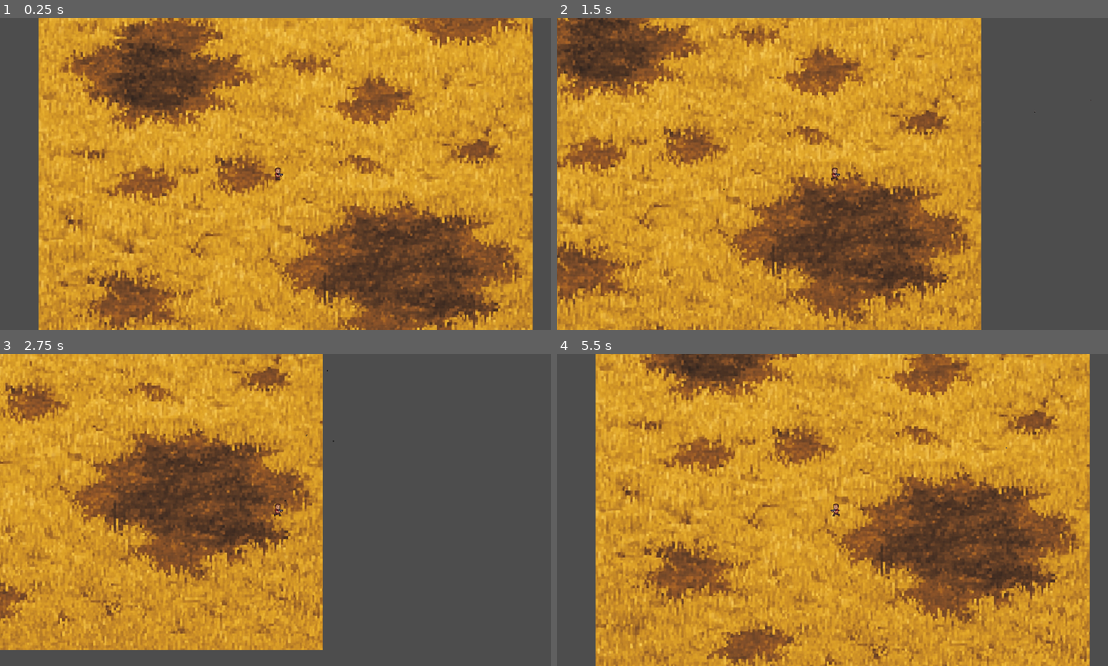
Above: before the commit, frames 1-4 (two rows, left to right).
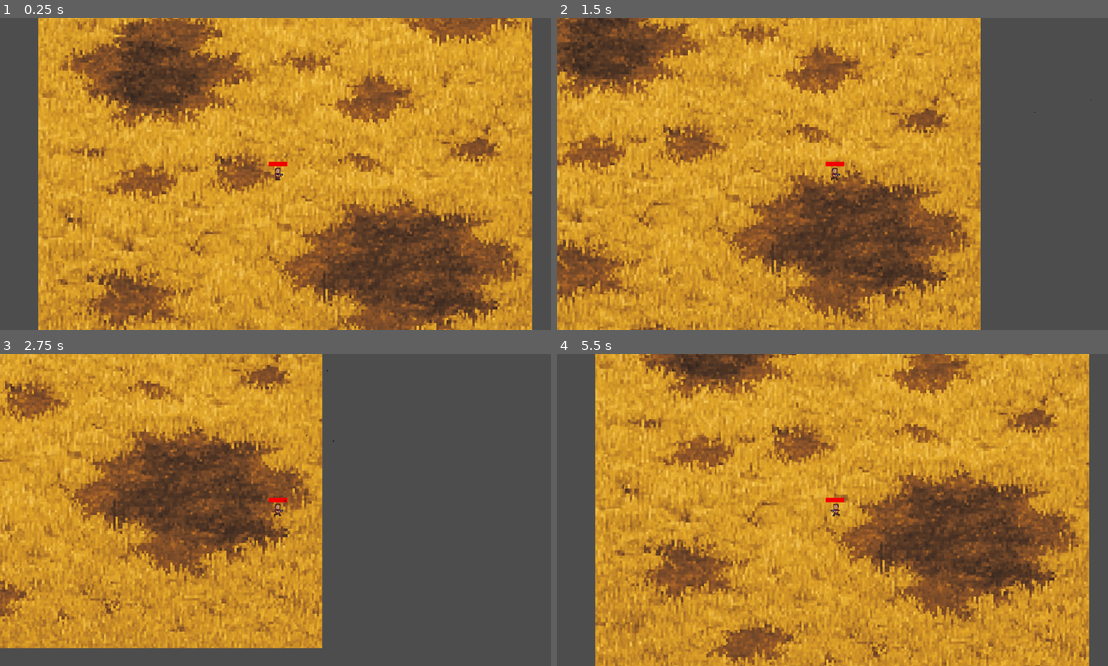
Above: after the commit, the same moments.

Repository: Anonymoushacker0815/WaveInfinity3
Game: Godot game, scene res://map.tscn
The game is run twice, just before and just after one commit, with the same random seed, the same clock (stepped at 60 frames per second) and the same inputs.
Inputs (mouse positions are in pixels of both pictures, inside the frame that each line leads up to):
- Up to frame 1 (0.25 s): no input
- Up to frame 2 (1.5 s): tap Enter at 0.5 s; move the mouse to (959, 158) at 0.52 s; press the mouse at (959, 158) at 0.53 s; hold D (move_right) 0.53-1.28 s; move the mouse to (722, 189) at 1.27 s; release the mouse at (722, 189) at 1.28 s; hold S (move_down) from 1.28 s (still down); click (722, 189) at 1.35 s
- Up to frame 3 (2.75 s): move the mouse to (336, 441) at 2.02 s; release S (move_down) at 2.03 s; press the mouse at (336, 441) at 2.03 s; hold D (move_right) from 2.03 s (still down)
- Up to frame 4 (5.5 s): move the mouse to (804, 572) at 2.77 s; release D (move_right) at 2.78 s; release the mouse at (804, 572) at 2.78 s; hold W (move_up) 2.78-3.53 s; click (804, 572) at 2.85 s; move the mouse to (1003, 556) at 3.52 s; press the mouse at (1003, 556) at 3.53 s; hold A (move_left) 3.53-5.03 s; move the mouse to (667, 463) at 4.27 s; release the mouse at (667, 463) at 4.28 s; click (667, 463) at 4.35 s; move the mouse to (860, 510) at 5.02 s; press the mouse at (860, 510) at 5.03 s; hold S (move_down) from 5.03 s (still down)

The runs differ from the first frame. In frame 1, 15% of the frame differs, in the area x 6-97%, y 0-100%; in frame 2, 13%; in frame 3, 9.7%; in frame 4, 15%.

Commit message:
added changes

Diff:
--- a/Skeleton.tscn
+++ b/Skeleton.tscn
@@ -1,4 +1,4 @@
-[gd_scene load_steps=7 format=3]
+[gd_scene load_steps=7 format=3 uid="uid://pxtpd5tpfmn"]
 
 [ext_resource type="Texture2D" uid="uid://dmb1r0a0suysm" path="res://Skelette.png" id="1_2eytx"]
 
--- a/map.tscn
+++ b/map.tscn
@@ -7,7 +7,7 @@
 [node name="Map" type="Node2D"]
 
 [node name="ChatGptImage8_Juni2025,160145" type="Sprite2D" parent="."]
-position = Vector2(16, 4)
+position = Vector2(15, 0)
 texture = ExtResource("1_c7s6e")
 
 [node name="Player" parent="." instance=ExtResource("2_e0an3")]
--- a/player.gd
+++ b/player.gd
@@ -1,7 +1,7 @@
 extends CharacterBody2D
 
 @export var speed = 300
-@export var health = 100
+@export var health = 0
 @export var max_health = 100
 
 @export var bullet_scene: PackedScene
--- a/player.tscn
+++ b/player.tscn
@@ -1,8 +1,10 @@
-[gd_scene load_steps=11 format=3 uid="uid://b2ahhhgnjekg6"]
+[gd_scene load_steps=13 format=3 uid="uid://b2ahhhgnjekg6"]
 
 [ext_resource type="Script" uid="uid://ba08d0m2lj37i" path="res://player.gd" id="1_4flbx"]
 [ext_resource type="PackedScene" uid="uid://cklxh70fvqhvo" path="res://bullet.tscn" id="2_i3pqv"]
 [ext_resource type="Texture2D" uid="uid://0c28cq64usve" path="res://Player_Animation.png" id="2_onrkg"]
+[ext_resource type="Texture2D" uid="uid://h3tgvki6fav2" path="res://health_background.png" id="4_sweqy"]
+[ext_resource type="Texture2D" uid="uid://cc4xld4qmxtf0" path="res://health.png" id="5_2hs0m"]
 
 [sub_resource type="RectangleShape2D" id="RectangleShape2D_dw050"]
 size = Vector2(19, 26)
@@ -73,12 +75,13 @@
 position = Vector2(9, 1)
 
 [node name="HealthBar" type="TextureProgressBar" parent="."]
-visible = false
-offset_left = -12.0
-offset_top = -21.0
-offset_right = 14.0
-offset_bottom = -16.0
-fill_mode = 1
+offset_left = -163.0
+offset_top = -179.0
+offset_right = 861.0
+offset_bottom = 845.0
+scale = Vector2(0.3, 0.3)
+texture_under = ExtResource("4_sweqy")
+texture_progress = ExtResource("5_2hs0m")
 
 [node name="ShootTimer" type="Timer" parent="."]
 
Binary file added: health.png
Not shown, added: health.png.import
Binary file added: health_background.png
Not shown, added: health_background.png.import
